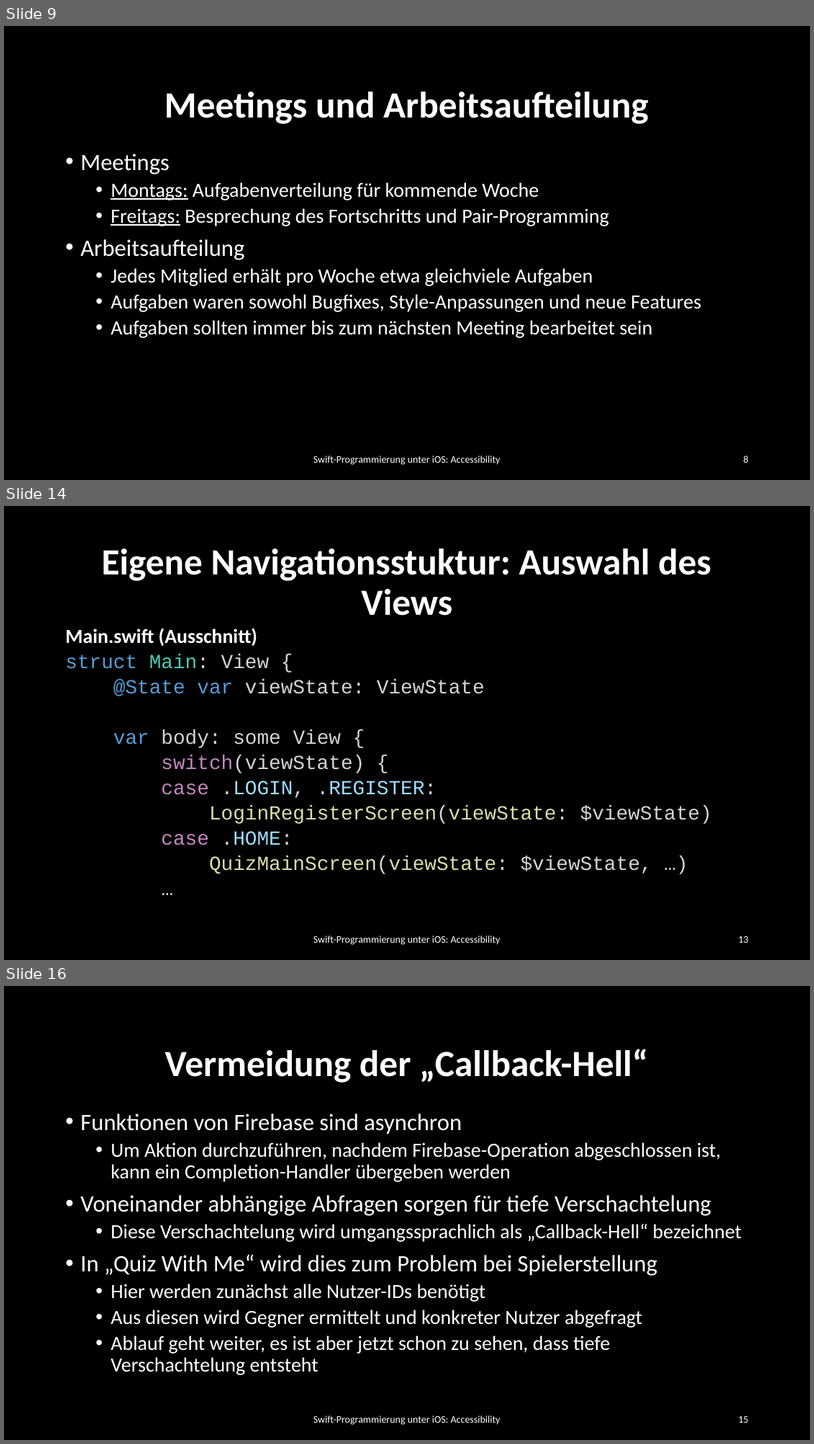
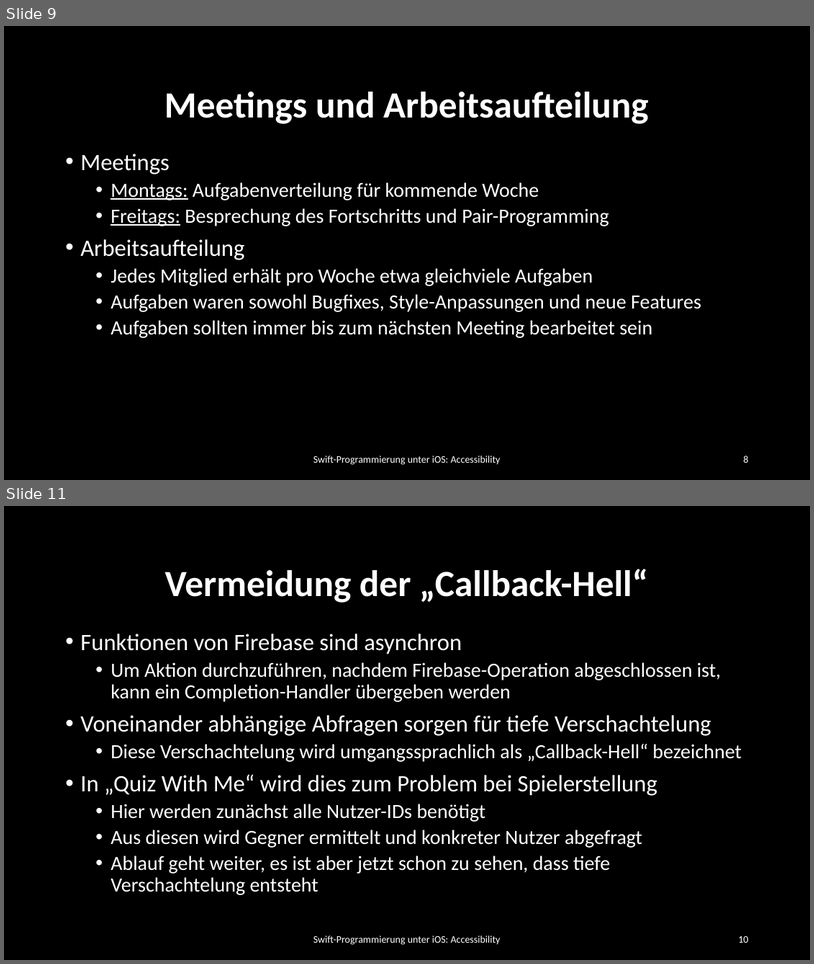
Before and after one commit to dspengler99/Quiz-With-Me, a slide deck: Präsentation/Quiz With Me.pptx. Shown one above the other, each under a label of ours: slides 9, 14 and 16 before the commit, slides 9 and 11 after it; the slides between them are not shown. The pictures are 814x1444 and 814x964 pixels, drawn with LibreOffice and Linux fonts; fonts in the diff are those of the drawing; background and template pictures are left out. Boxes give left, top, right and bottom in pixels: in the first picture for what was removed or moved away, otherwise in the second. Text is boxed around its words. In the diff, an @@ line names an element or a change of style, - is before the commit and + after.

```diff
--- a/Präsentation/Quiz With Me.pptx
+++ b/Präsentation/Quiz With Me.pptx
@@ slide 14 removed at [4,506,810,960], background #000000 @@
@@ title removed at [102,548,712,615] @@
-Eigene Navigationsstuktur: Auswahl des Views
@@ text removed at [65,628,712,874] @@
-Main.swift (Ausschnitt)
-struct Main: View {
-@State var viewState: ViewState
-var body: some View {
-switch(viewState) {
-case .LOGIN, .REGISTER:
-LoginRegisterScreen(viewState: $viewState)
-case .HOME:
-QuizMainScreen(viewState: $viewState, …)
-…
@@ text removed at [314,935,501,944] @@
-Swift-Programmierung unter iOS: Accessibility
@@ page number removed at [738,936,748,942] @@
-13
@@ what was slide 16 is now slide 11 @@
@@ page number at [738,936,748,942]: text changed @@
-15
+10
```
Also in this commit, not shown: 5 slides changed, 4 other slides removed.
